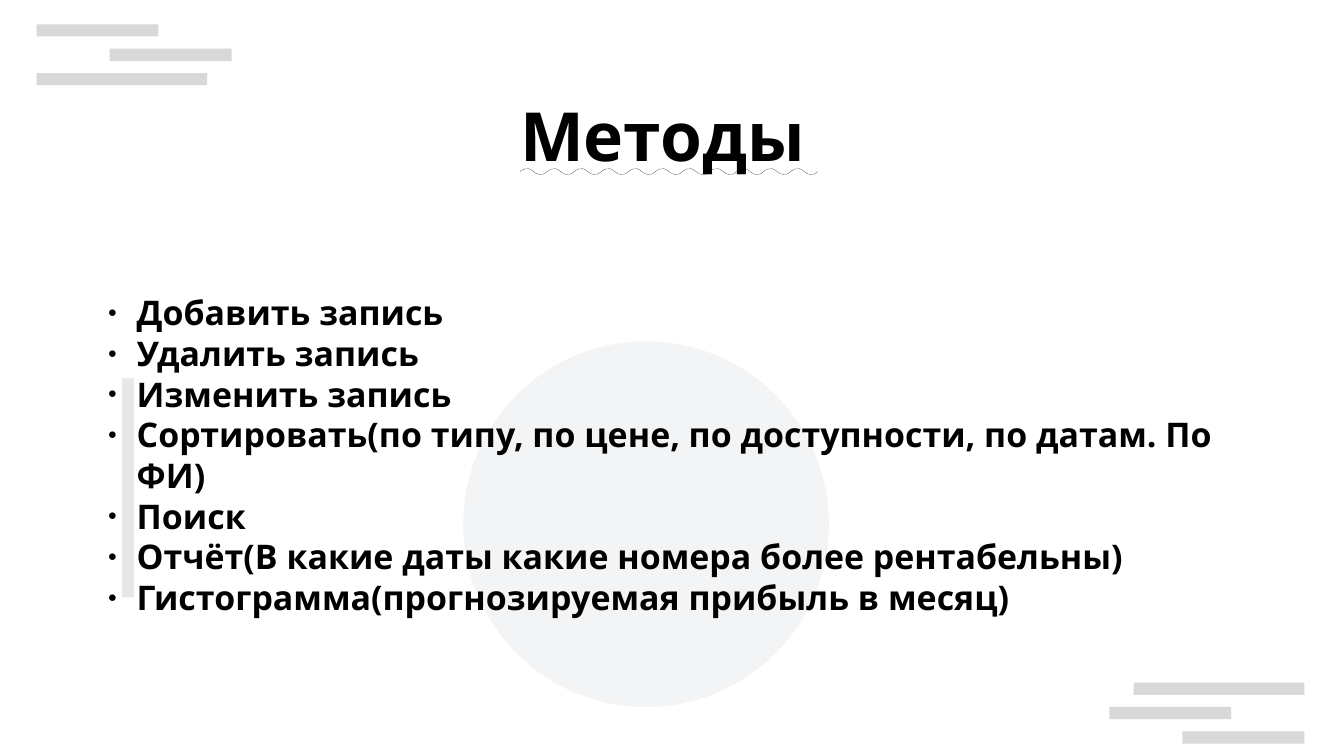
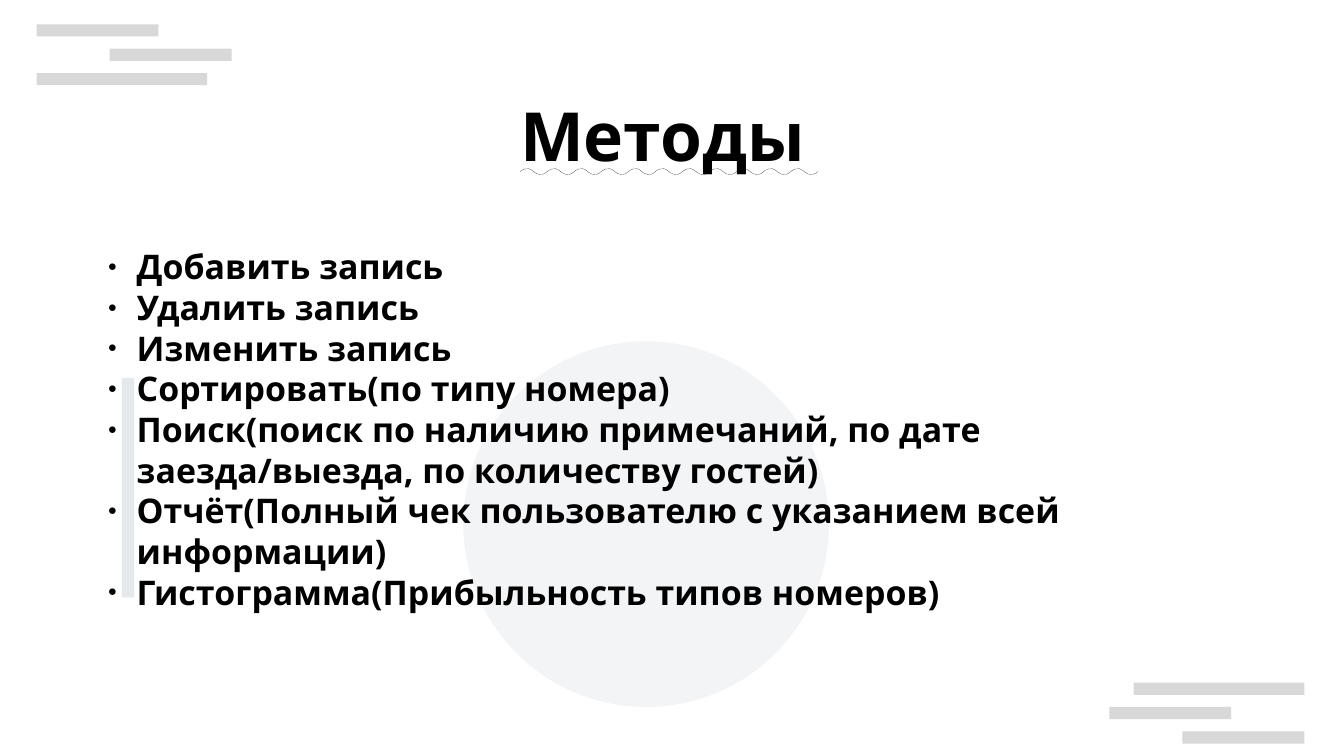
Before and after one commit to Syricoff/bmstu, a slide deck: slide 6 of Семестр2/ОП/ОП.odp. Drawn at 1344x756 pixels with LibreOffice and Linux fonts; fonts in the diff are those of the drawing; background and template pictures are left out. Boxes give left, top, right and bottom in pixels: in the first picture for what was removed or moved away, otherwise in the second. Text is boxed around its words. In the diff, an @@ line names an element or a change of style, - is before the commit and + after.

```diff
--- a/Семестр2/ОП/ОП.odp
+++ b/Семестр2/ОП/ОП.odp
@@ text "Добавить запись": place and size @@
-text "Добавить запись" at (137, 299, 1211, 618)
+text "Добавить запись" at (137, 253, 1059, 613)
@@ text at (137, 376, 1059, 613): text changed @@
-● Сортировать(по типу, по цене, по доступности, по датам. По ФИ)
-● Поиск
-● Отчёт(В какие даты какие номера более рентабельны)
-● Гистограмма(прогнозируемая прибыль в месяц)
+● Сортировать(по типу номера)
+● Поиск(поиск по наличию примечаний, по дате заезда/выезда, по количеству гостей)
+● Отчёт(Полный чек пользователю с указанием всей информации)
+● Гистограмма(Прибыльность типов номеров)
```
Also in this commit, not shown: 1 other slide changed, 2 slides added, 1 slide removed, 1 other file.
